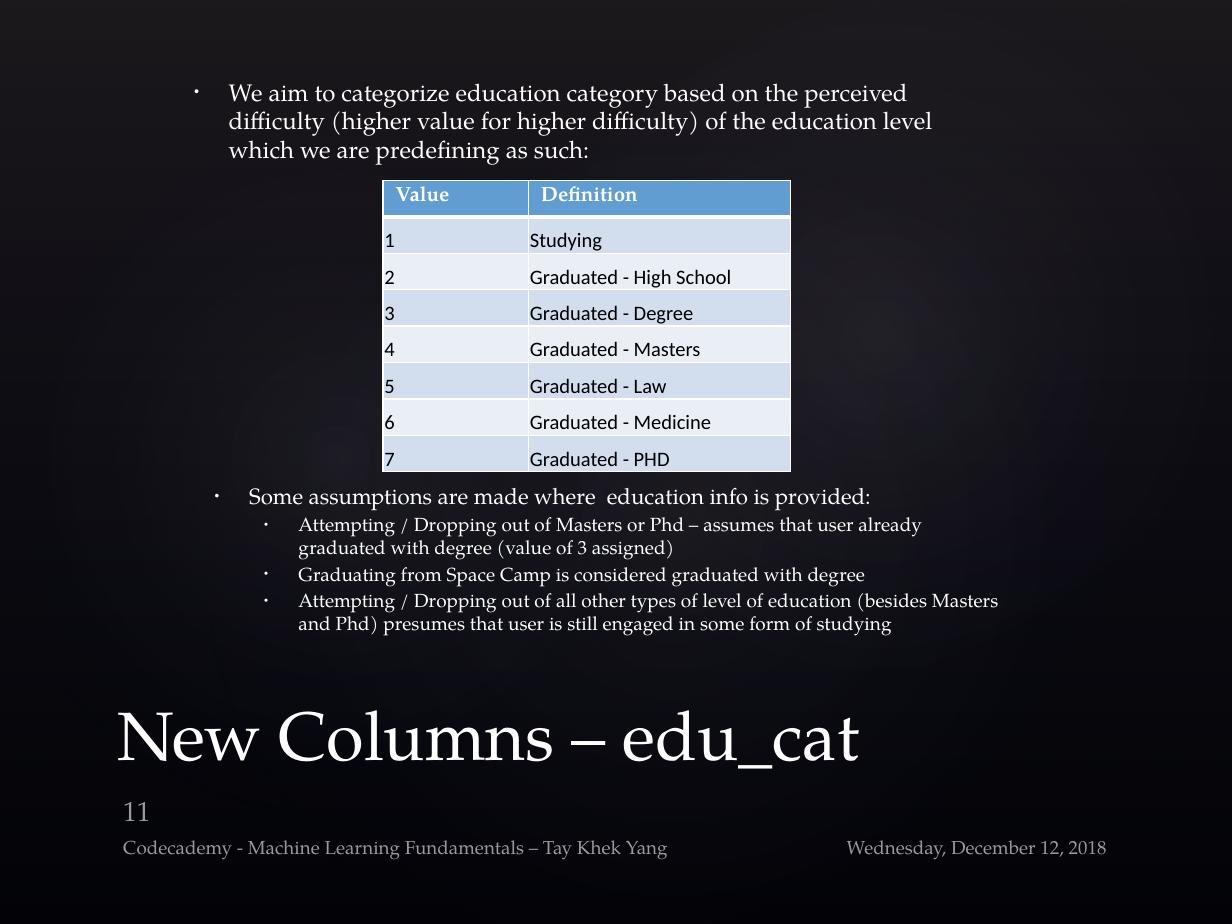
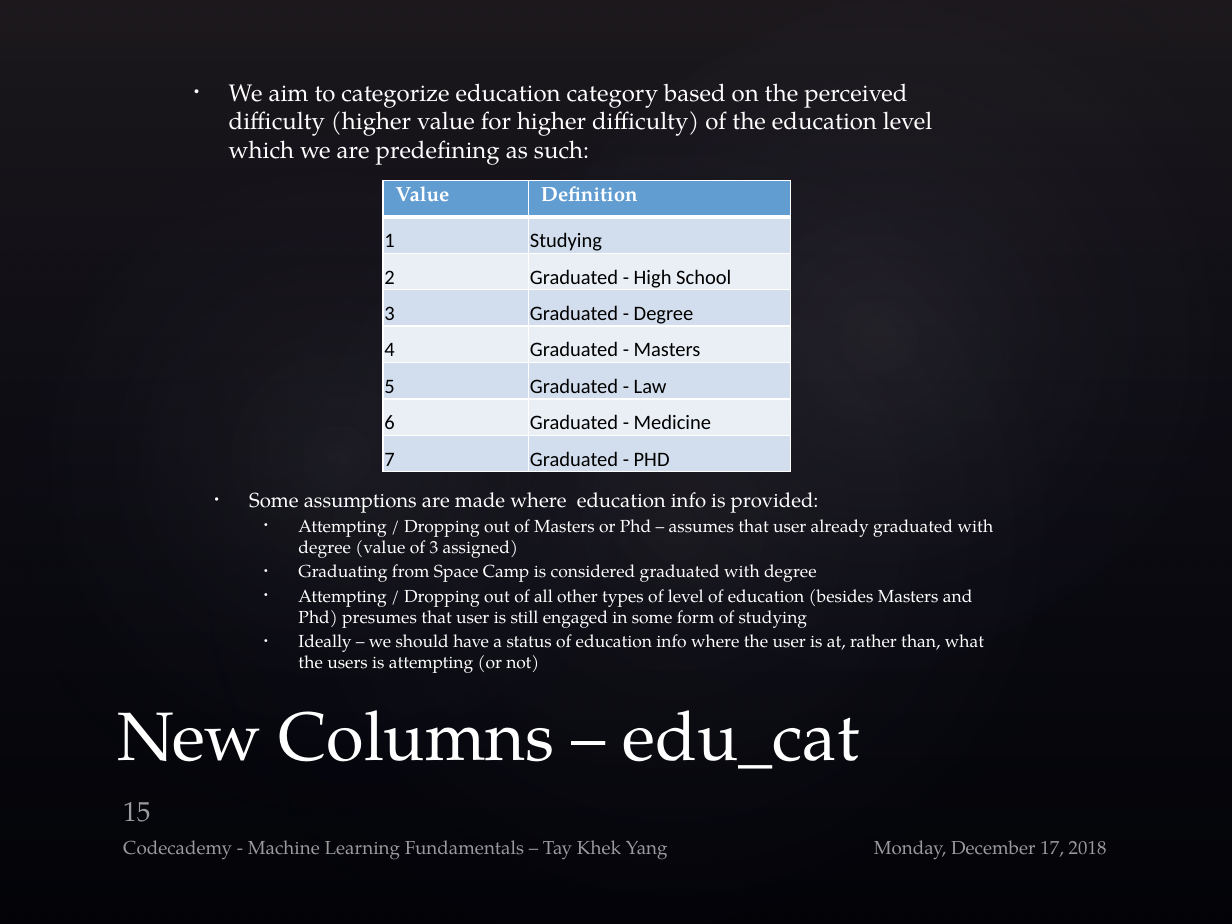
Before and after one commit to rivacordex/date-a-scientist, a slide deck: slide 15 of MachineLearning_Submit/ML_Khek_V1.pptx (slide 11 before the commit). Drawn at 1232x924 pixels with LibreOffice and Linux fonts; fonts in the diff are those of the drawing; background and template pictures are left out. Boxes give left, top, right and bottom in pixels: in the first picture for what was removed or moved away, otherwise in the second. Text is boxed around its words. In the diff, an @@ line names an element or a change of style, - is before the commit and + after.

```diff
--- a/MachineLearning_Submit/ML_Khek_V1.pptx
+++ b/MachineLearning_Submit/ML_Khek_V1.pptx
@@ text at box(249, 492, 994, 628): size 12.9 to 11.9 pt in "Some assumptions are made where education info ..."; size 11.1 to 10.2 pt in "Attempting / Dropping out of Masters or ...", "Graduating from Space Camp is considered graduated ...", "Attempting / Dropping out of all other ..." @@
@@ text at box(298, 634, 984, 673): paragraph added @@
+  • Ideally – we should have a status of education info where the user is at, rather than, what the users is attempting (or not)
@@ page number at box(123, 802, 150, 822): text changed @@
-11
+15
@@ text at box(874, 840, 1107, 859): text changed @@
-Wednesday, December 12, 2018
+Monday, December 17, 2018
```
Also in this commit, not shown: 24 other slides changed, 7 slides added, 1 other file.
